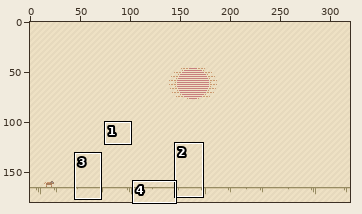
Two states of a pixel-art file, asset-creation/background.aseprite. Above, an overview of the earlier version with the close-up marked.
Close-up. Earlier state:
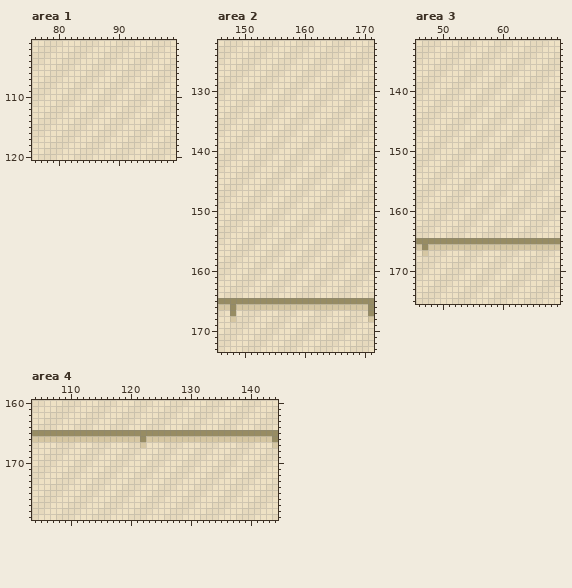
320x180 pixels, 1 frame. Shown: area 1: x 76..99, y 101..120; area 2: x 146..171, y 122..173; area 3: x 46..69, y 132..175; area 4: x 104..144, y 160..179. The commit also changed other parts of the picture, which this record leaves out.
Now the later version:
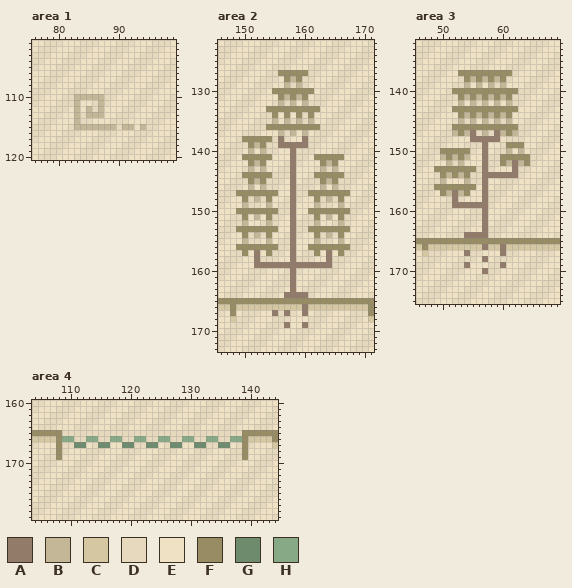
Palette (. is transparent): A #937b6a  B #c3b797  C #d6c7a3  D #e6d9bd  E #eee1c4  F #978c63  G #6f8b6e  H #87a985
Difference:
layer "tree1" added
layer "water2" added
layer "tree2" added
layer "windGust" added
Changed rows in their new state; - is an unchanged pixel.
Area 1, layer "windGust":
first column x 83:
110 BBBBB-------
111 B---B-------
112 B-B-B-------
113 B-BBB-------
114 B-----------
115 BBBBBBB-BB-B
Area 2, layer "tree2":
first column x 149:
127 -------FFFFF-------
128 --------FBF--------
129 --------B-B--------
130 ------FFFFFFF------
131 -------FBFBF-------
132 -------B-B-B-------
133 -----FFFFFFFFF-----
134 ------F-F-F-F------
135 ------B-B-B-B------
136 -----FFFFFFFFF-----
137 -------B-B-B-------
138 -FFFFF-A---A-------
139 --FBF--AAAAA-------
140 --B-B----A---------
141 -FFFFF---A---FFFFF-
142 --FBF----A----FBF--
143 --B-B----A----B-B--
144 -FFFFF---A---FFFFF-
145 --FBF----A----FBF--
146 --B-B----A----B-B--
147 FFFFFFF--A--FFFFFFF
148 -F-B-F---A---F-B-F-
149 -B---B---A---B---B-
150 FFFFFFF--A--FFFFFFF
151 -F-B-F---A---F-B-F-
152 -B---B---A---B---B-
153 FFFFFFF--A--FFFFFFF
154 -F-B-F---A---F-B-F-
155 -B---B---A---B---B-
156 FFFFFFF--A--FFFFFFF
157 -F-A-F---A---F-A-F-
158 ---A-----A-----A---
159 ---AAAAAAAAAAAAA---
160 ---------A---------
161 ---------A---------
162 ---------A---------
163 ---------A---------
164 --------AAAA-------
166 -----------A-------
167 ------A-A--A-------
169 --------A--A-------
Area 3, layer "tree1":
first column x 49:
137 ----FFFFFFFFF---
138 -----FBFBFBF----
139 -----B-B-B-B----
140 ---FFFFFFFFFFF--
141 ----FBFBFBFBF---
142 ----B-B-B-B-B---
143 ---FFFFFFFFFFF--
144 ----FBFBFBFBF---
145 ----B-B-B-B-B---
146 ---FFFFFFFFFFF--
147 ---BFBA-B-ABFB--
148 ------AAAAA-----
149 --------A---FFF-
150 -FFFFF--A---B-B-
151 -BFBFB--A--FFFFF
152 --B-B---A--FBABF
153 FFFFFFF-A----A--
154 -FBFBF--AAAAAA--
155 -B---B--A-------
156 FFFFFFF-A-------
157 -FBABF--A-------
158 ---A----A-------
159 ---AAAAAA-------
160 --------A-------
161 --------A-------
162 --------A-------
163 --------A-------
164 -----AAAA-------
166 --------A--A----
167 -----A-----A----
168 --------A-------
169 -----A-----A----
170 --------A-------
Area 4, layer "water2":
first column x 108:
165 -DDDDDDDDDDDDDDDDDDDDDDDDDDDDDD-
166 FHHDDHHDDHHDDHHDDHHDDHHDDHHDDHHF
167 F--GG--GG--GG-DGG--GG--GG--GG--F
168 F------------------------------F
169 F------------------------------F
Pixel boxes of the changes (left, top, right, bottom) in both close-ups:
changed: (74, 94, 146, 130)
changed: (236, 70, 350, 328)
changed: (434, 70, 530, 274)
changed: (56, 430, 248, 460)
